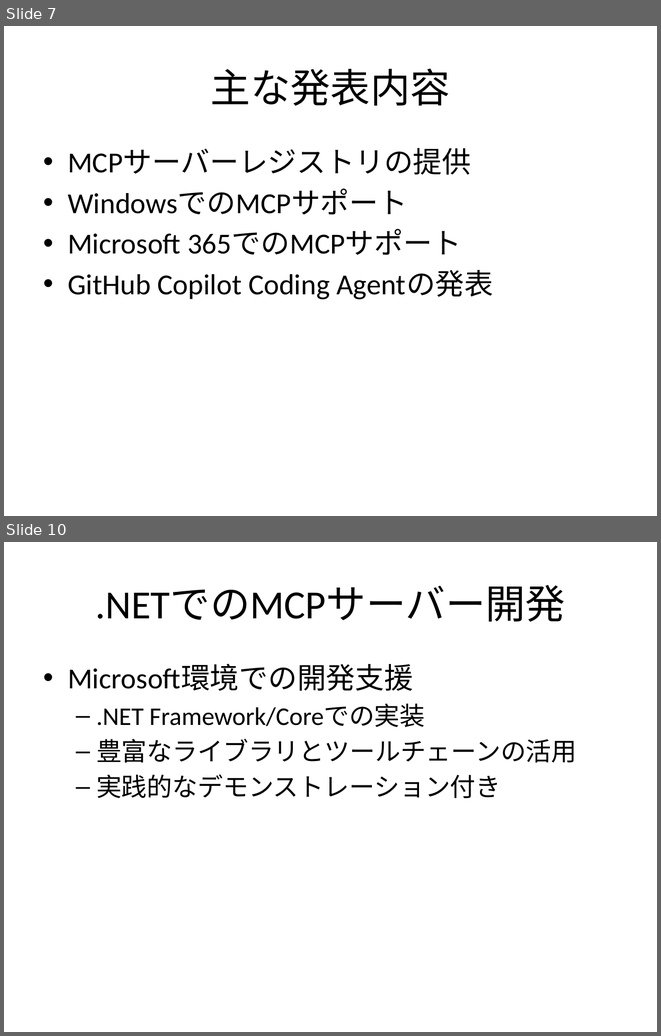
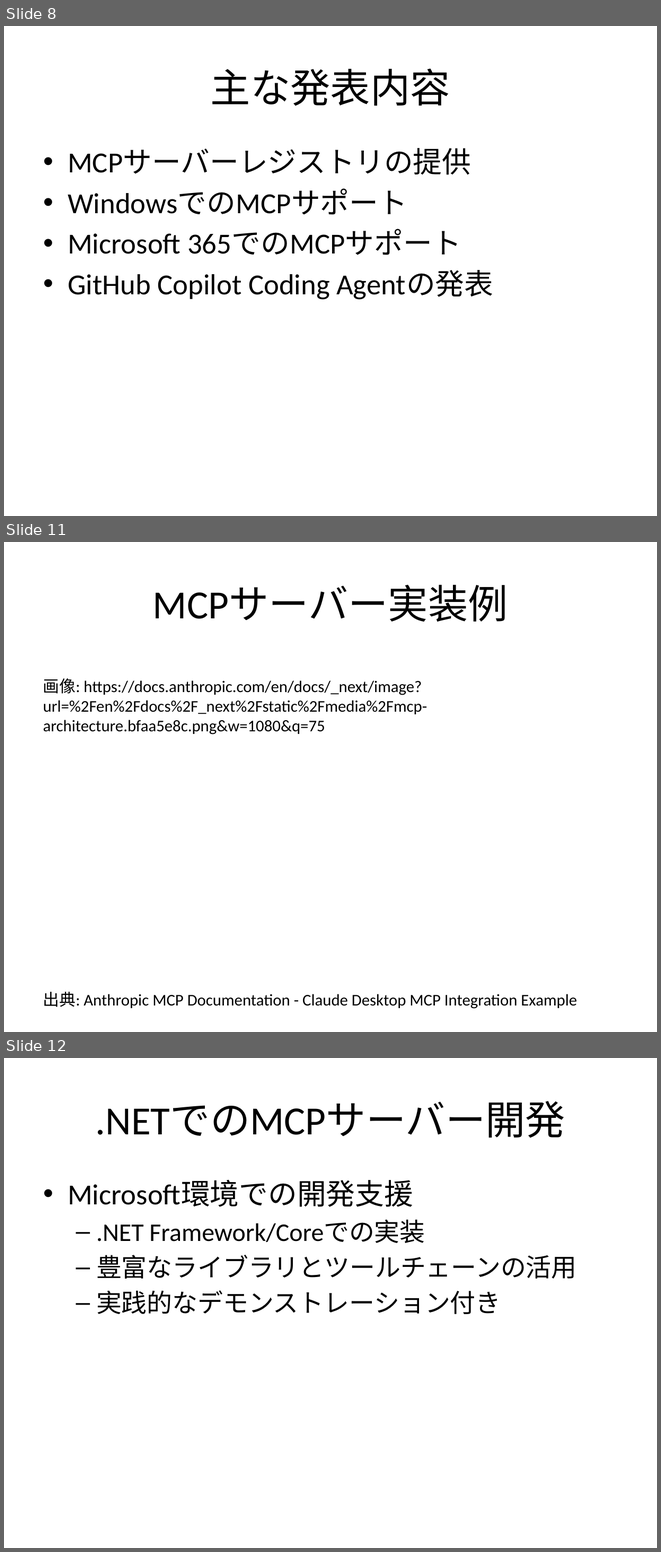
Before and after one commit to Fujiwo/2025.06.AIAgentsSeminarSlide, a slide deck: AIエージェントとMCP_セミナー.pptx. Shown one above the other, each under a label of ours: slides 7 and 10 before the commit, slides 8, 11 and 12 after it; the slides between them are not shown. The pictures are 661x1036 and 661x1552 pixels, drawn with LibreOffice and Linux fonts; fonts in the diff are those of the drawing. Boxes give left, top, right and bottom in pixels: in the first picture for what was removed or moved away, otherwise in the second. Text is boxed around its words. In the diff, an @@ line names an element or a change of style, - is before the commit and + after.

```diff
--- a/AIエージェントとMCP_セミナー.pptx
+++ b/AIエージェントとMCP_セミナー.pptx
@@ slide 11 added at bbox=[4, 542, 657, 1032], background #FFFFFF @@
@@ title added at bbox=[153, 585, 508, 622], 44 pt, text #000000 @@
+MCPサーバー実装例
@@ text added at bbox=[43, 678, 427, 734], 18 pt, text #000000 @@
+画像: https://docs.anthropic.com/en/docs/_next/image?url=%2Fen%2Fdocs%2F_next%2Fstatic%2Fmedia%2Fmcp-architecture.bfaa5e8c.png&w=1080&q=75
@@ text added at bbox=[43, 991, 577, 1008], 18 pt, text #000000 @@
+出典: Anthropic MCP Documentation - Claude Desktop MCP Integration Example
@@ what was slide 7 is now slide 8 @@
@@ what was slide 10 is now slide 12 @@
```
Also in this commit, not shown: 3 slides changed, 1 other slide added, 3 other files.
